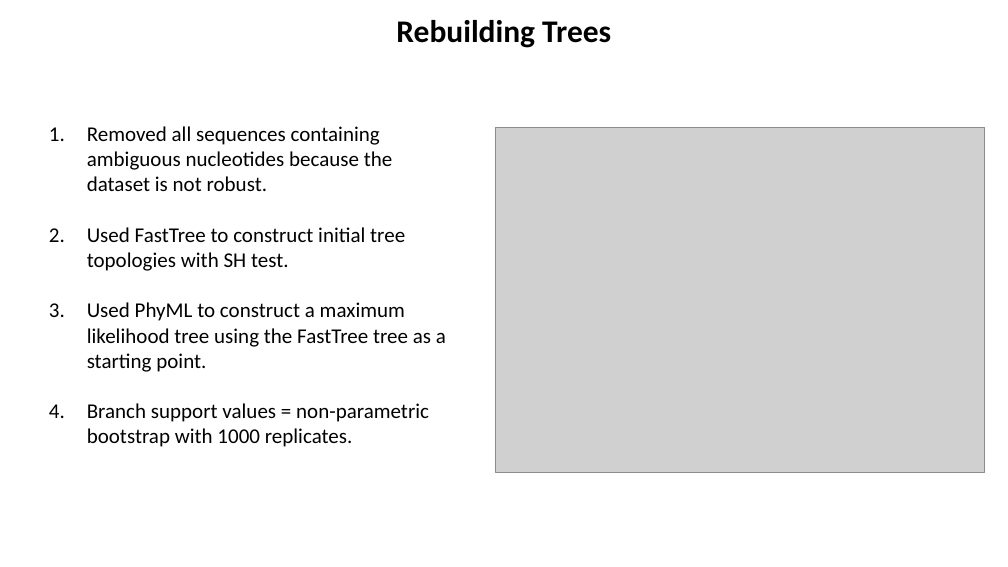
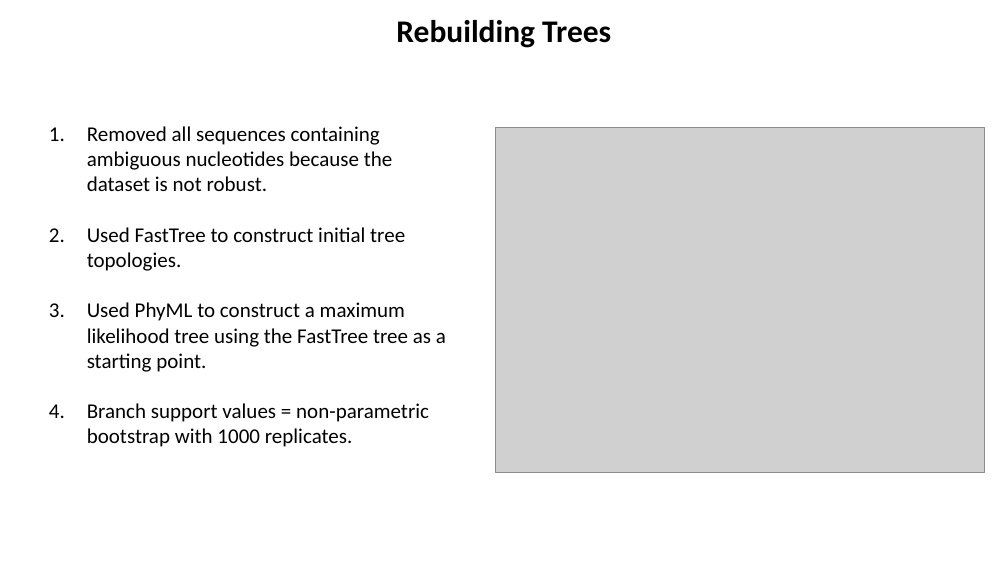
Before and after one commit to sanju99/niv_evo, a slide deck: slide 2 of writing/20220705.pptx. Drawn at 1008x567 pixels with LibreOffice and Linux fonts; fonts in the diff are those of the drawing; grey boxes stand for pictures. Boxes give left, top, right and bottom in pixels: in the first picture for what was removed or moved away, otherwise in the second. Text is boxed around its words. In the diff, an @@ line names an element or a change of style, - is before the commit and + after.

```diff
--- a/writing/20220705.pptx
+++ b/writing/20220705.pptx
@@ text at (87,227,405,271): text changed @@
-2. Used FastTree to construct initial tree topologies with SH test.
+2. Used FastTree to construct initial tree topologies.
```
Also in this commit, not shown: 1 slide added, 2 other files.
